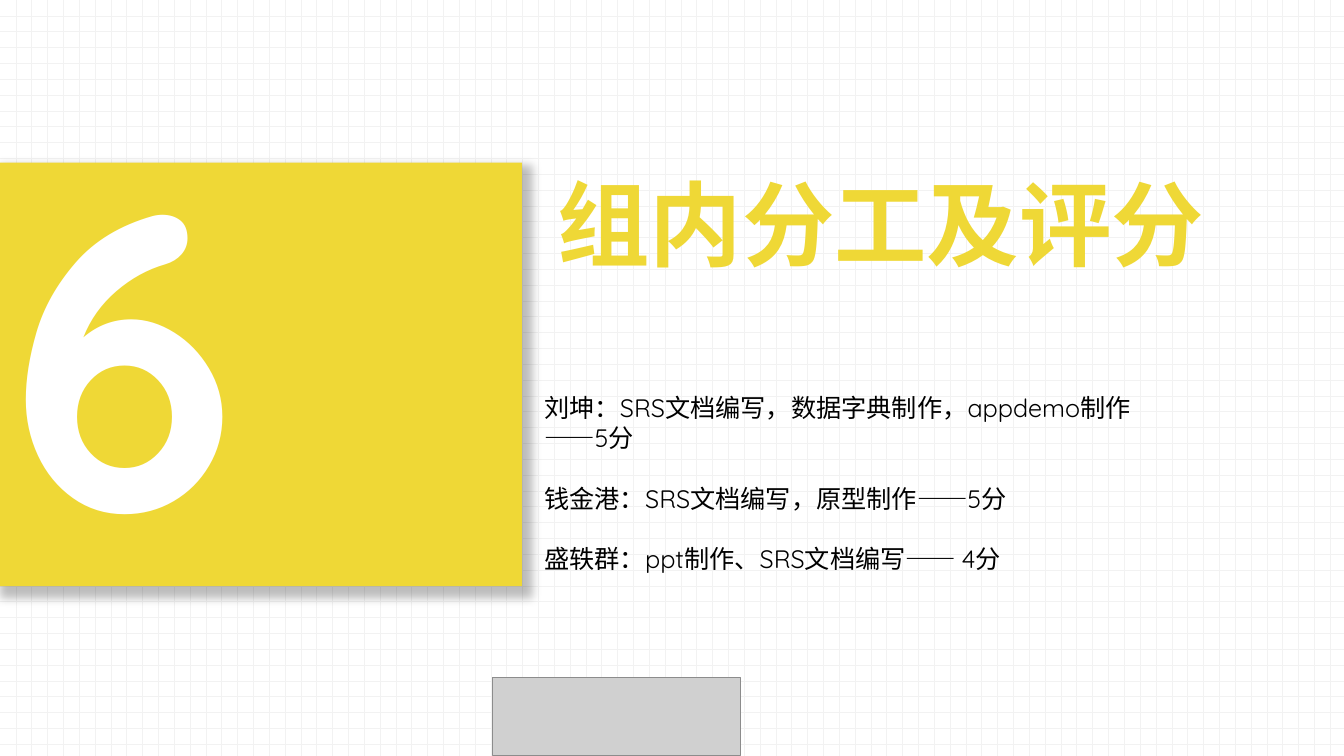
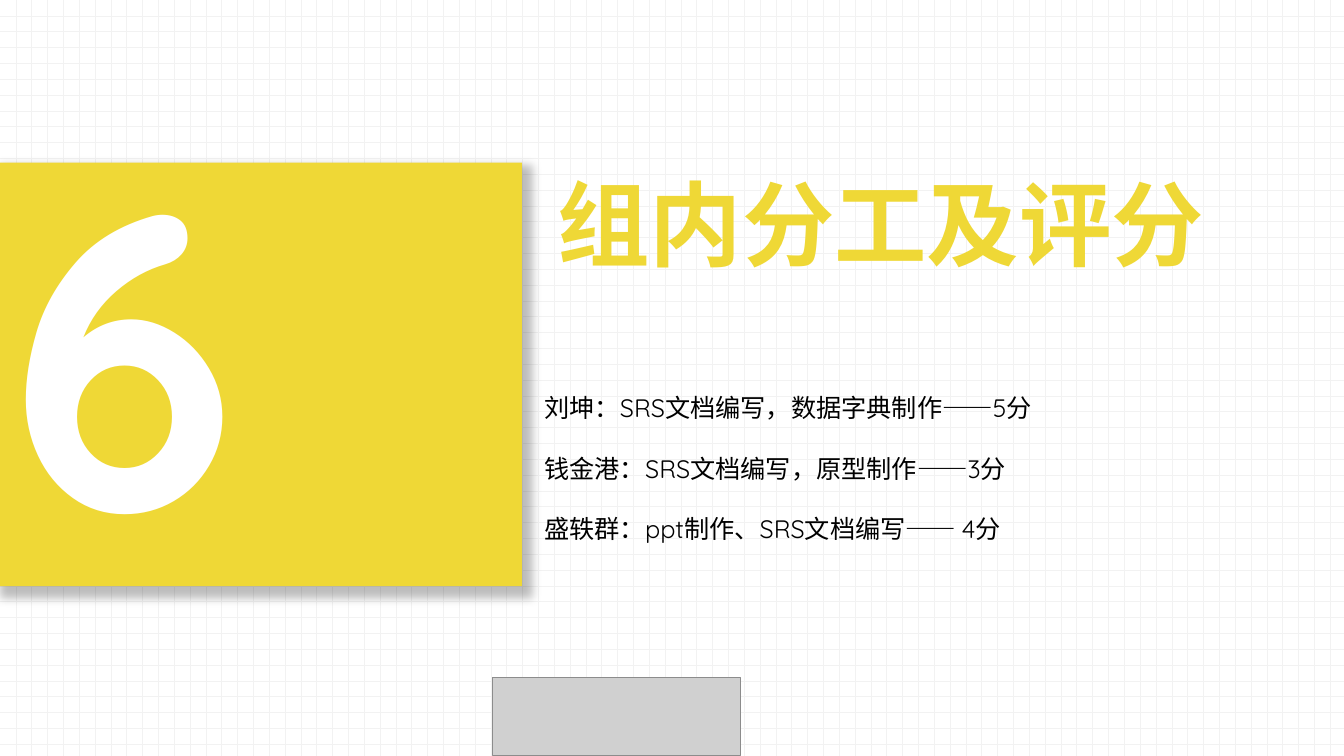
Before and after one commit to liuk5546/campaigo, a slide deck: slide 36 of doc/软件规格说明ppt.pptx. Drawn at 1344x756 pixels with LibreOffice and Linux fonts; fonts in the diff are those of the drawing; grey boxes stand for pictures. Boxes give left, top, right and bottom in pixels: in the first picture for what was removed or moved away, otherwise in the second. Text is boxed around its words. In the diff, an @@ line names an element or a change of style, - is before the commit and + after.

```diff
--- a/doc/软件规格说明ppt.pptx
+++ b/doc/软件规格说明ppt.pptx
@@ text at [544,395,1031,481]: text changed @@
-刘坤：SRS文档编写，数据字典制作，appdemo制作——5分
-钱金港：SRS文档编写，原型制作——5分
+刘坤：SRS文档编写，数据字典制作——5分
+钱金港：SRS文档编写，原型制作——3分
```
Also in this commit, not shown: 3 other files.
